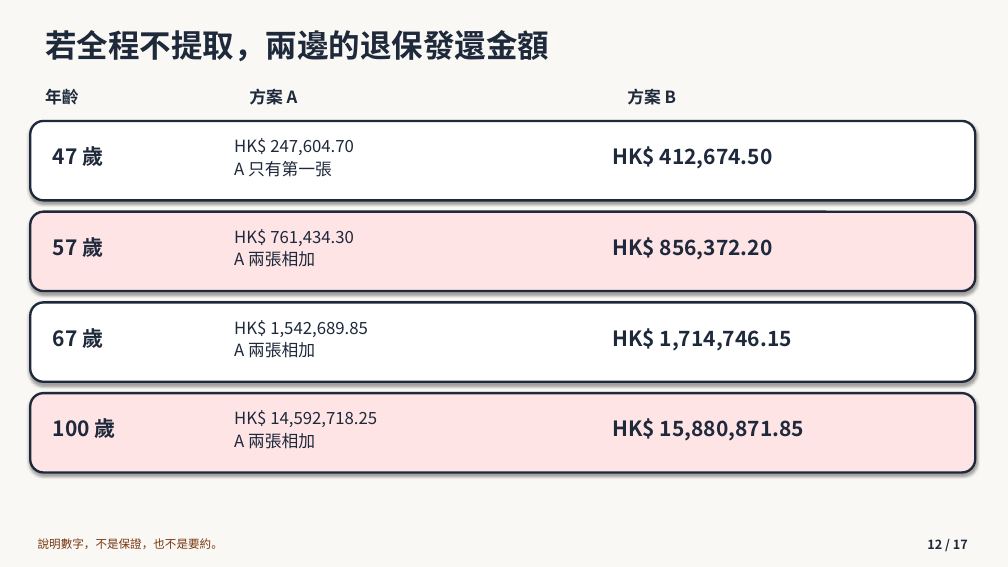
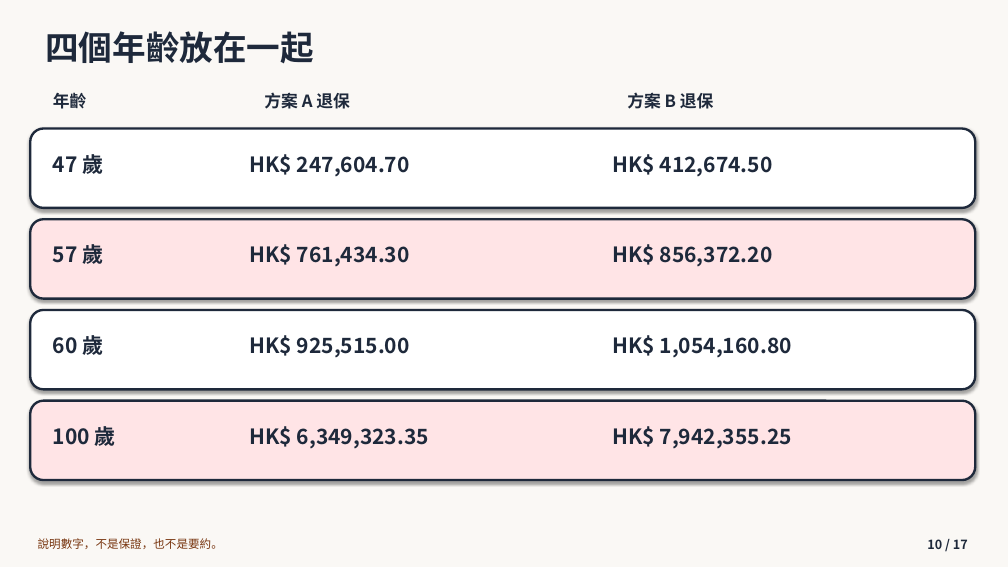
Before and after one commit to tomchan212/AIA-AS, a slide deck: slide 10 of apps/blueprint/public/mandy.pptx (slide 12 before the commit). Drawn at 1008x567 pixels with LibreOffice and Linux fonts; fonts in the diff are those of the drawing. Boxes give left, top, right and bottom in pixels: in the first picture for what was removed or moved away, otherwise in the second. Text is boxed around its words. In the diff, an @@ line names an element or a change of style, - is before the commit and + after.

```diff
--- a/apps/blueprint/public/mandy.pptx
+++ b/apps/blueprint/public/mandy.pptx
@@ text at (x1=45, y1=31, x2=314, y2=64): text changed; size 30 to 32 pt @@
-若全程不提取，兩邊的退保發還金額
+四個年齡放在一起
@@ text "年齡" moved from (x1=45, y1=88, x2=79, y2=105) to (x1=53, y1=92, x2=87, y2=109) @@
@@ text at (x1=264, y1=92, x2=350, y2=109): text changed @@
-方案 A
+方案 A 退保
@@ text at (x1=627, y1=92, x2=714, y2=109): text changed @@
-方案 B
+方案 B 退保
@@ text "HK$ 247,604.70" at (x1=249, y1=154, x2=410, y2=176): size 16 to 20 pt, bold on @@
@@ text "HK$ 247,604.70" moved from (x1=234, y1=138, x2=354, y2=177) to (x1=249, y1=154, x2=410, y2=176) @@
@@ text at (x1=234, y1=161, x2=332, y2=177): paragraph removed @@
-A 只有第一張
@@ 4 texts, 1 rounded rectangle moved together from (x1=30, y1=143, x2=975, y2=291) to (x1=30, y1=151, x2=975, y2=299) @@
@@ text "HK$ 761,434.30" moved from (x1=234, y1=229, x2=354, y2=267) to (x1=249, y1=244, x2=410, y2=266) @@
@@ text "HK$ 761,434.30" at (x1=249, y1=244, x2=410, y2=266): size 16 to 20 pt, bold on @@
@@ text at (x1=234, y1=251, x2=315, y2=267): paragraph removed @@
-A 兩張相加
@@ text at (x1=53, y1=332, x2=103, y2=358): text changed @@
-67 歲
+60 歲
@@ text at (x1=249, y1=335, x2=410, y2=357): text changed; size 16 to 20 pt; bold on @@
-HK$ 1,542,689.85
-A 兩張相加
+HK$ 925,515.00
@@ text at (x1=612, y1=335, x2=792, y2=357): text changed @@
-HK$ 1,714,746.15
+HK$ 1,054,160.80
@@ 3 rounded rectangles, 1 text moved together from (x1=30, y1=121, x2=975, y2=473) to (x1=30, y1=129, x2=975, y2=480) @@
@@ text at (x1=249, y1=426, x2=429, y2=448): text changed; size 16 to 20 pt; bold on @@
-HK$ 14,592,718.25
-A 兩張相加
+HK$ 6,349,323.35
@@ text at (x1=612, y1=426, x2=792, y2=448): text changed @@
-HK$ 15,880,871.85
+HK$ 7,942,355.25
@@ text at (x1=927, y1=539, x2=968, y2=549): text changed @@
-12 / 17
+10 / 17
```
Also in this commit, not shown: 13 other slides changed, 7 slides added, 7 slides removed, 10 other files.
